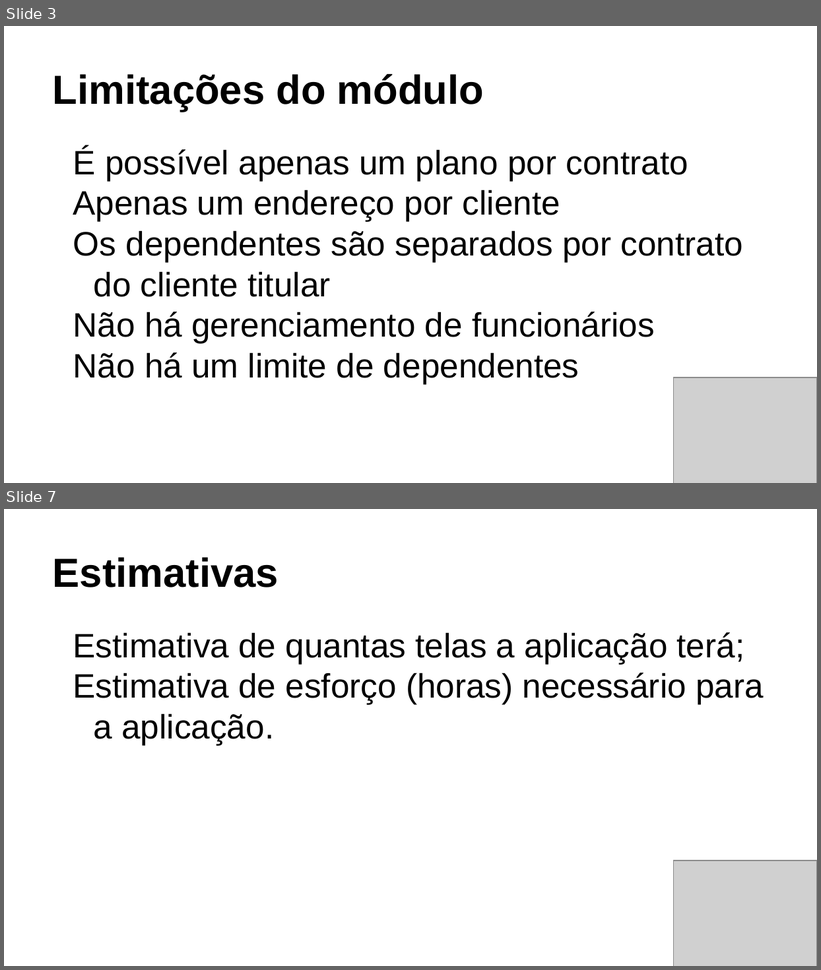
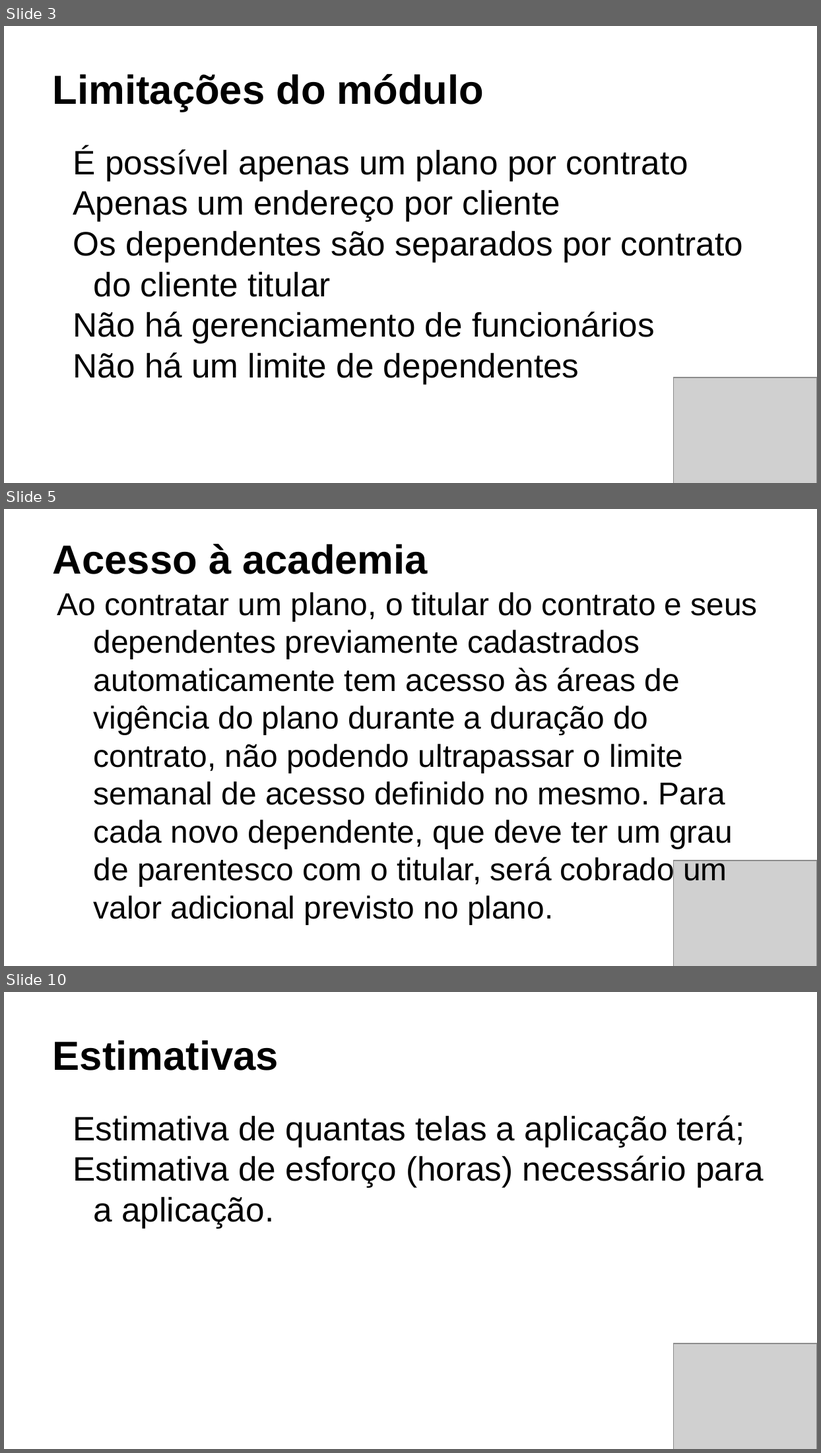
Before and after one commit to williamfgoncalves/william.goncalves, a slide deck: Banco de Dados - Modulo 2/Trabalho Modelagem Academia/Apresentação Modelagem Academia.pptx. Shown one above the other, each under a label of ours: slides 3 and 7 before the commit, slides 3, 5 and 10 after it; the slides between them are not shown. The pictures are 821x970 and 821x1453 pixels, drawn with LibreOffice and Linux fonts; fonts in the diff are those of the drawing; grey boxes stand for pictures. Boxes give left, top, right and bottom in pixels: in the first picture for what was removed or moved away, otherwise in the second. Text is boxed around its words. In the diff, an @@ line names an element or a change of style, - is before the commit and + after.

Commit message:
Feat(Trabalho Academia e Exercicio): Realização de alterações no trabalho e finalização do exercicio de ER Banco de dados

```diff
--- a/Banco de Dados - Modulo 2/Trabalho Modelagem Academia/Apresentação Modelagem Academia.pptx
+++ b/Banco de Dados - Modulo 2/Trabalho Modelagem Academia/Apresentação Modelagem Academia.pptx
@@ slide 5 added at (4, 509, 817, 966), background #FFFFFF @@
@@ title added at (53, 543, 428, 574), 36 pt, text #000000, bold @@
+Acesso à academia
@@ text added at (57, 592, 758, 925), 28 pt, text #000000 @@
+Ao contratar um plano, o titular do contrato e seus dependentes previamente cadastrados automaticamente tem acesso às áreas de vigência do plano durante a duração do contrato, não podendo ultrapassar o limite semanal de acesso definido no mesmo. Para cada novo dependente, que deve ter um grau de parentesco com o titular, será cobrado um valor adicional previsto no plano.
@@ picture added at (674, 861, 817, 966) @@
@@ what was slide 7 is now slide 10 @@
```
Also in this commit, not shown: 3 slides changed, 3 other slides added, 1 slide removed, 15 other files.
